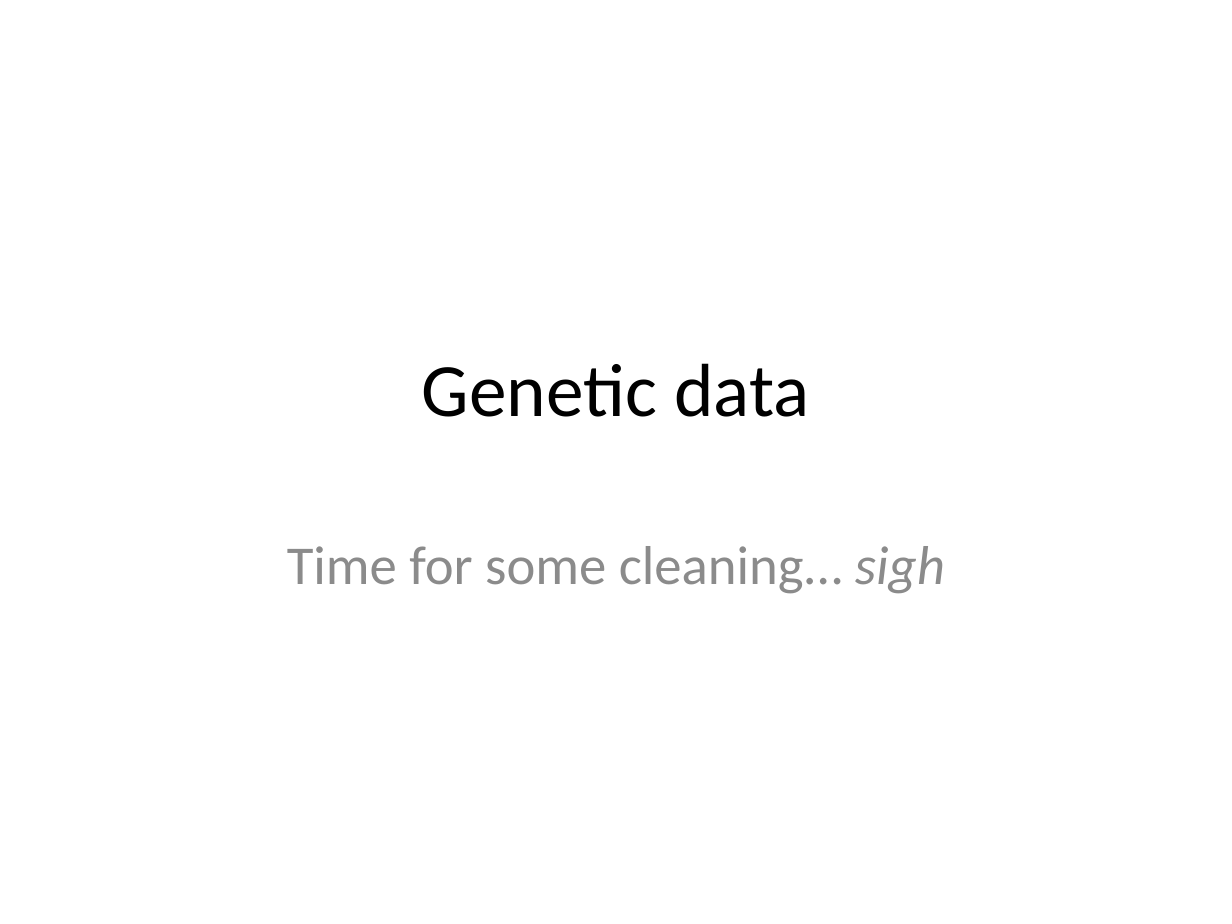
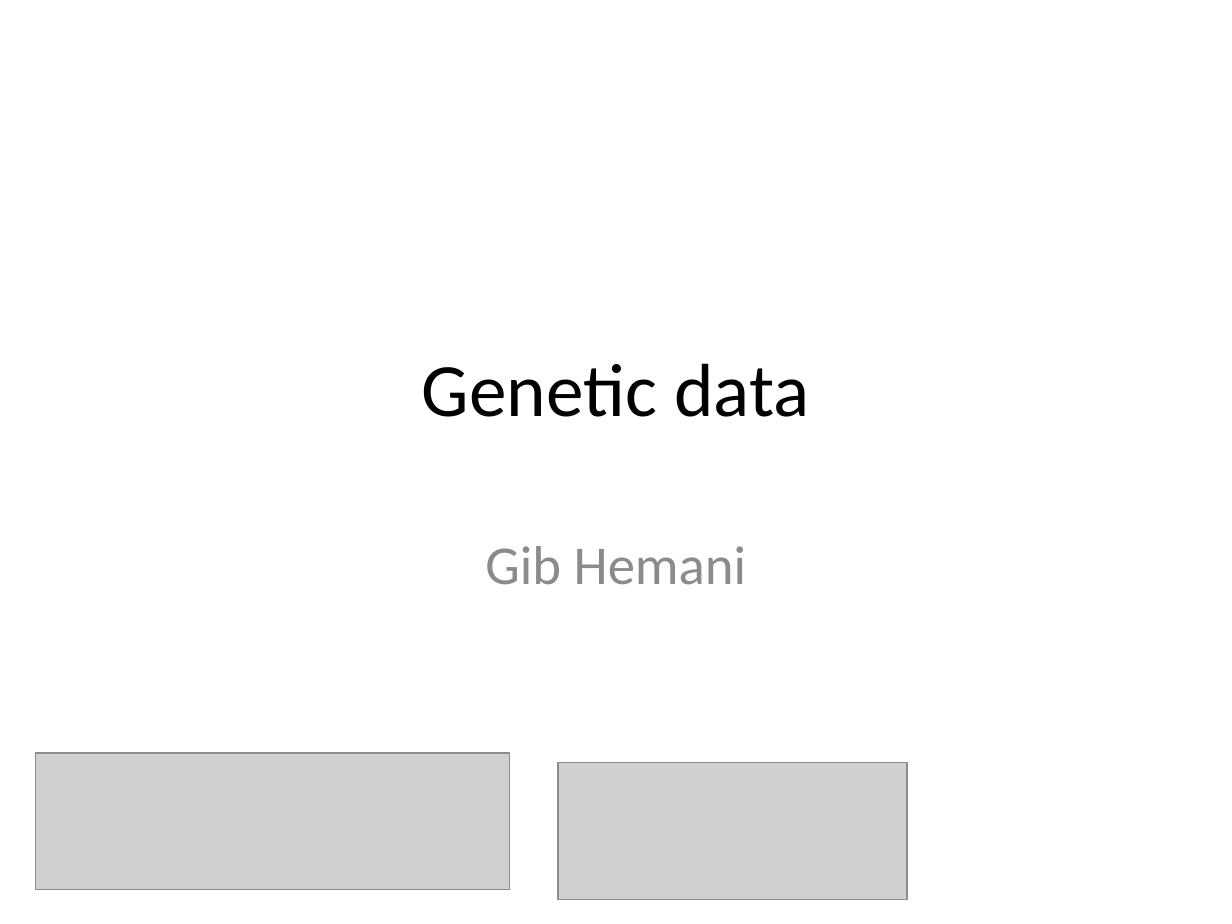
Before and after one commit to explodecomputer/EEPE_2016, a slide deck: slide 1 of slides/genetic_data.pptx. Drawn at 1232x924 pixels with LibreOffice and Linux fonts; fonts in the diff are those of the drawing; grey boxes stand for pictures. Boxes give left, top, right and bottom in pixels: in the first picture for what was removed or moved away, otherwise in the second. Text is boxed around its words. In the diff, an @@ line names an element or a change of style, - is before the commit and + after.

```diff
--- a/slides/genetic_data.pptx
+++ b/slides/genetic_data.pptx
@@ subtitle at (485, 546, 747, 585): text changed @@
-Time for some cleaning… sigh
+Gib Hemani
@@ picture added at (36, 753, 510, 890) @@
@@ picture added at (558, 763, 907, 899) @@
```
Also in this commit, not shown: 2 other files.
